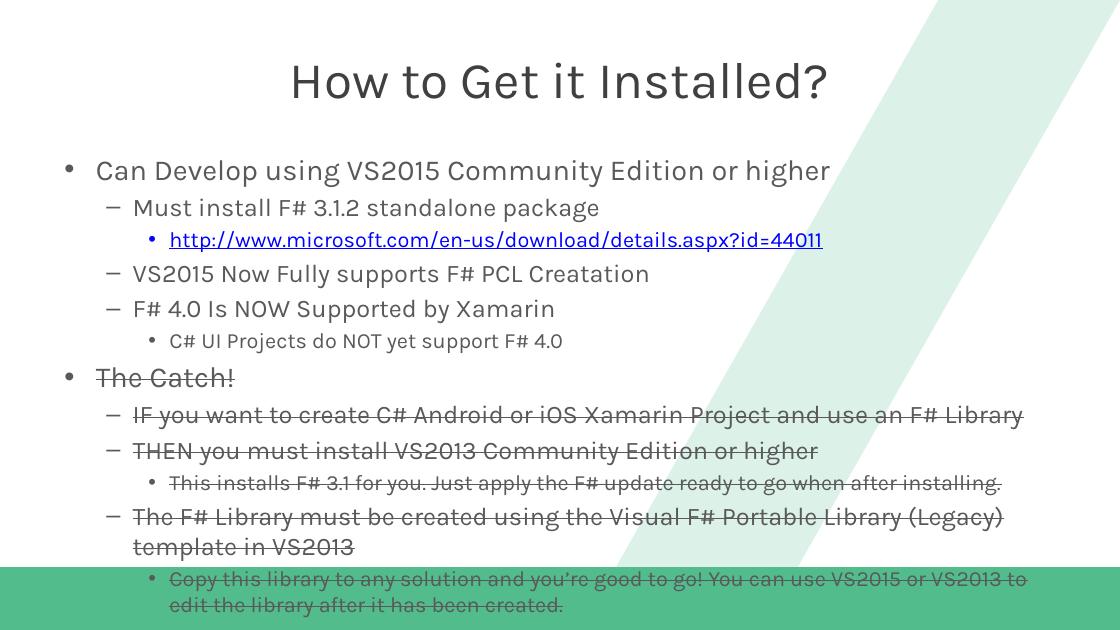
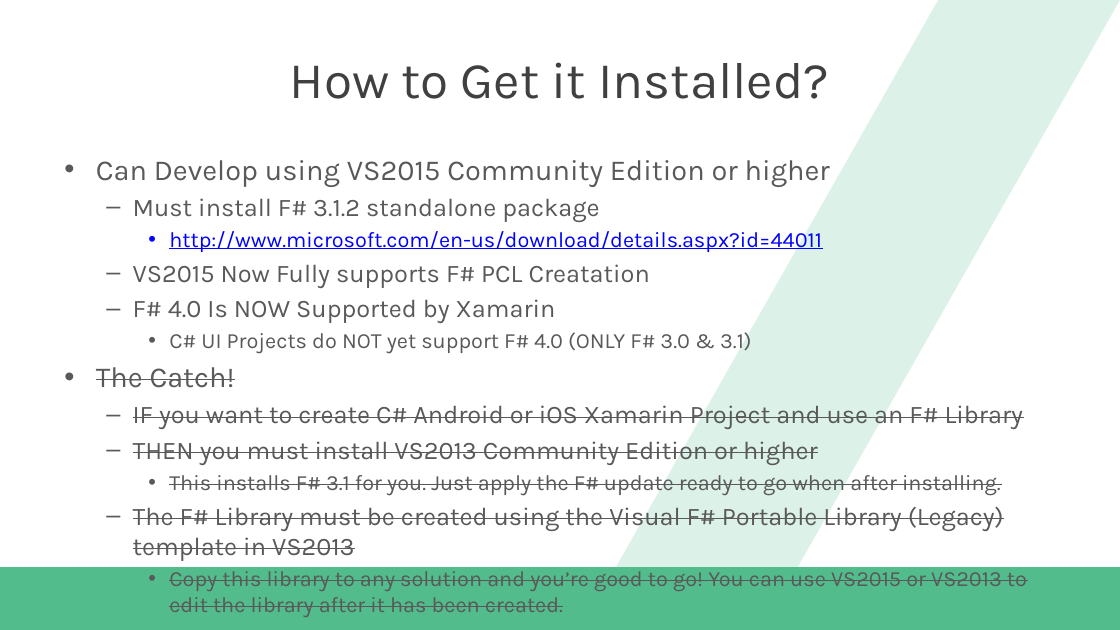
Before and after one commit to dannydwarren/FSharpXamarin, a slide deck: slide 8 of FSharpXamarin_Slides.pptx. Drawn at 1120x630 pixels with LibreOffice and Linux fonts; fonts in the diff are those of the drawing; background and template pictures are left out. Boxes give left, top, right and bottom in pixels: in the first picture for what was removed or moved away, otherwise in the second. Text is boxed around its words. In the diff, an @@ line names an element or a change of style, - is before the commit and + after.

```diff
--- a/FSharpXamarin_Slides.pptx
+++ b/FSharpXamarin_Slides.pptx
@@ text at (x1=169, y1=332, x2=752, y2=354): text changed @@
-    • C# UI Projects do NOT yet support F# 4.0
+    • C# UI Projects do NOT yet support F# 4.0 (ONLY F# 3.0 & 3.1)
```
Also in this commit, not shown: 2 other slides changed.
